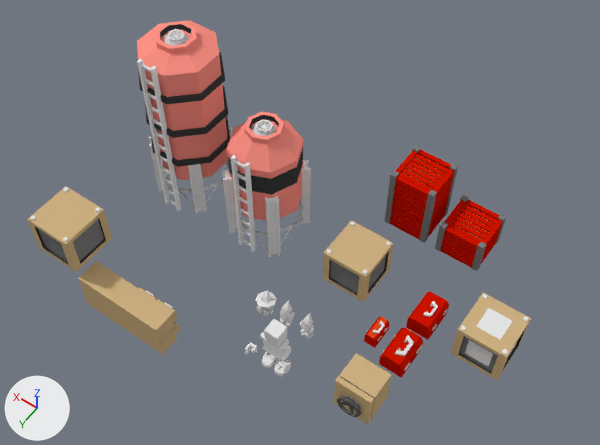
An edit to the Blender file crops/farm/bricks/support.blend, drawn before and after from the same camera.
Camera for both pictures: a 50 mm lens placed at (-18.9, 34.5, 56.8), pointed at (3.9, 2.5, 6.6). The axes (+X, +Y, +Z) are drawn at lower left. The lights are the same throughout. The older version comes first. Objects named as collision shapes, trigger or cutter boxes, shadow casters or lower levels of detail are left out.
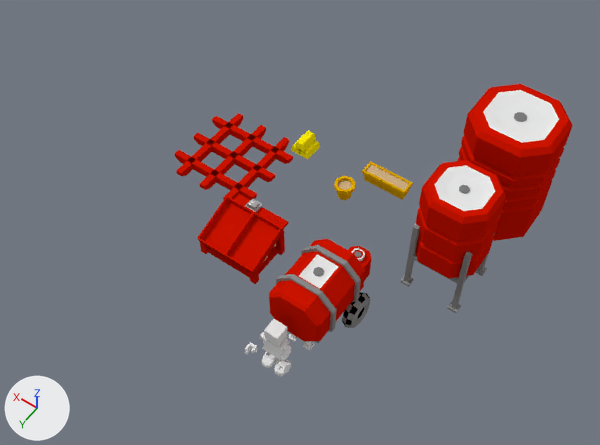
Changed parts and their boxes (x1, y1, x2, y2) in the pictures (600 x 445 px):
'silo.001', hidden
    before: (137, 20, 232, 213)
'massiveWaterTank', shown
    after: (457, 84, 573, 241)
'silo', hidden
    before: (222, 112, 311, 257)
'largeWaterTank', shown
    after: (400, 160, 506, 313)
'medWaterTank', shown
    after: (269, 239, 370, 351)
'Cube.000', shown (red)
    after: (197, 194, 289, 284)
'compostBin.001', hidden (red)
    before: (384, 145, 458, 243)
'crate.001', hidden
    before: (27, 186, 112, 272)
'pergola', shown (red)
    after: (174, 113, 293, 200)
'crate.002', hidden
    before: (451, 292, 531, 380)
'crate', hidden
    before: (323, 220, 393, 302)
'compostBin', hidden (red)
    before: (435, 195, 506, 271)
'safe3x3x3', hidden (brown)
    before: (334, 353, 391, 424)
'crate.004', hidden (brown)
    before: (117, 286, 180, 355)
'crate.003', hidden (brown)
    before: (78, 261, 134, 328)
'toolbox_largefeatures qt', hidden (red)
    before: (384, 328, 420, 365)
'toolbox_smallfeatures qt', hidden (red)
    before: (411, 291, 447, 328)
'goldbrick', shown (yellow)
    after: (291, 131, 320, 159)
'qn planter.003', shown (yellow)
    after: (362, 170, 405, 199)
'flowerpot', shown
    after: (334, 176, 356, 200)
'Beard_2.003', hidden
    before: (255, 290, 277, 317)
'planter', shown
    after: (366, 164, 409, 190)
'smallWaterTank', shown
    after: (348, 246, 372, 281)
'toolbox_largefeatures qo', hidden
    before: (380, 328, 423, 371)
'toolbox_smallfeatures qn', hidden
    before: (406, 318, 430, 340)
'Torso.001', hidden
    before: (280, 300, 295, 326)
'toolbox_largefeatures qn', hidden
    before: (379, 356, 403, 377)
'Chest_Male.001', hidden
    before: (300, 314, 314, 339)
'toolbox_smallfeatures qo', hidden
    before: (408, 292, 449, 333)
'toolbox_small qt', hidden
    before: (367, 317, 387, 338)
'toolbox_largefeatures qw', hidden
    before: (401, 343, 423, 378)
'toolbox_small qo', hidden
    before: (365, 317, 389, 341)
'toolbox_smallfeatures qw', hidden
    before: (428, 306, 449, 339)
'toolbox_small qn', hidden
    before: (364, 335, 376, 348)
'toolbox_small qw', hidden
    before: (375, 323, 390, 347)
'qw planter.002', shown
    after: (402, 183, 413, 200)
'qe planter.001', shown
    after: (362, 161, 371, 171)

What changed in the scene script:
```text
Change me_cube_108:
    used by ob_cube_000; location = (9.0, 3.0, 3.6); scale = (2.17, 2.17, 0.222)
    remove me_cube_108.from_pydata(...)  # 288 vertices, 186 faces; spans x -1.3..1.3, y -1.1..1.4, z -16.2..0.0
    add me_cube_108.from_pydata(...)  # 288 vertices, 186 faces; spans x -2.9..2.9, y -2.5..2.9, z -3.6..0.0
    me_cube_108 part 1: the whole mesh is scaled about the mesh origin by (2.17, 2.17, 0.222)
Change ob_pergola:
    remove ob_pergola.hide_set(True)  # its collection is switched off
Change ob_goldbrick:
    remove ob_goldbrick.hide_set(True)  # its collection is switched off
Change ob_massivewatertank:
    remove ob_massivewatertank.hide_set(True)  # its collection is switched off
Change ob_planter:
    remove ob_planter.hide_set(True)  # its collection is switched off
Change ob_qn_planter_003:
    remove ob_qn_planter_003.hide_set(True)  # its collection is switched off
Change ob_qw_planter_002:
    remove ob_qw_planter_002.hide_set(True)  # its collection is switched off
Change ob_qe_planter_001:
    remove ob_qe_planter_001.hide_set(True)  # its collection is switched off
Change ob_qs_planter:
    remove ob_qs_planter.hide_set(True)  # its collection is switched off
Change ob_flowerpot:
    remove ob_flowerpot.hide_set(True)  # its collection is switched off
Change ob_largewatertank:
    remove ob_largewatertank.hide_set(True)  # its collection is switched off
Change ob_medwatertank:
    remove ob_medwatertank.hide_set(True)  # its collection is switched off
Change ob_smallwatertank:
    remove ob_smallwatertank.hide_set(True)  # its collection is switched off
Change ob_cube_000:
    ob_cube_000.scale: (2.17, 2.17, 0.222) -> (1.0, 1.0, 1.0)
    remove ob_cube_000.hide_set(True)  # its collection is switched off
Change ob_crate_004:
    add ob_crate_004.hide_set(True)  # its collection is switched off
Change ob_crate_003:
    add ob_crate_003.hide_set(True)  # its collection is switched off
Change ob_safe3x3x3:
    add ob_safe3x3x3.hide_set(True)  # its collection is switched off
Change ob_crate_002:
    add ob_crate_002.hide_set(True)  # its collection is switched off
Change ob_crate_001:
    add ob_crate_001.hide_set(True)  # its collection is switched off
Change ob_beard_2_003:
    add ob_beard_2_003.hide_set(True)  # its collection is switched off
Change ob_torso_001:
    add ob_torso_001.hide_set(True)  # its collection is switched off
Change ob_chest_male_001:
    add ob_chest_male_001.hide_set(True)  # its collection is switched off
Change ob_eyes:
    add ob_eyes.hide_set(True)  # its collection is switched off
Change ob_silo_001:
    add ob_silo_001.hide_set(True)  # its collection is switched off
Change ob_toolbox_smallfeatures_qt:
    add ob_toolbox_smallfeatures_qt.hide_set(True)  # its collection is switched off
Change ob_toolbox_smallfeatures_qw:
    add ob_toolbox_smallfeatures_qw.hide_set(True)  # its collection is switched off
Change ob_toolbox_smallfeatures_qn:
    add ob_toolbox_smallfeatures_qn.hide_set(True)  # its collection is switched off
Change ob_toolbox_smallfeatures_qe:
    add ob_toolbox_smallfeatures_qe.hide_set(True)  # its collection is switched off
Change ob_toolbox_largefeatures_qt:
    add ob_toolbox_largefeatures_qt.hide_set(True)  # its collection is switched off
Change ob_toolbox_largefeatures_qw:
    add ob_toolbox_largefeatures_qw.hide_set(True)  # its collection is switched off
Change ob_toolbox_largefeatures_qe:
    add ob_toolbox_largefeatures_qe.hide_set(True)  # its collection is switched off
Change ob_toolbox_largefeatures_qn:
    add ob_toolbox_largefeatures_qn.hide_set(True)  # its collection is switched off
Change ob_toolbox_small_qn:
    add ob_toolbox_small_qn.hide_set(True)  # its collection is switched off
Change ob_toolbox_small_qe:
    add ob_toolbox_small_qe.hide_set(True)  # its collection is switched off
Change ob_toolbox_small_qw:
    add ob_toolbox_small_qw.hide_set(True)  # its collection is switched off
Change ob_toolbox_small_qt:
    add ob_toolbox_small_qt.hide_set(True)  # its collection is switched off
Change ob_toolbox_small_qo:
    add ob_toolbox_small_qo.hide_set(True)  # its collection is switched off
Change ob_toolbox_largefeatures_qo:
    add ob_toolbox_largefeatures_qo.hide_set(True)  # its collection is switched off
Change ob_toolbox_smallfeatures_qo:
    add ob_toolbox_smallfeatures_qo.hide_set(True)  # its collection is switched off
Change ob_compostbin_001:
    add ob_compostbin_001.hide_set(True)  # its collection is switched off
Change ob_compostbin:
    add ob_compostbin.hide_set(True)  # its collection is switched off
Change ob_silo:
    add ob_silo.hide_set(True)  # its collection is switched off
Change ob_crate:
    add ob_crate.hide_set(True)  # its collection is switched off
```
